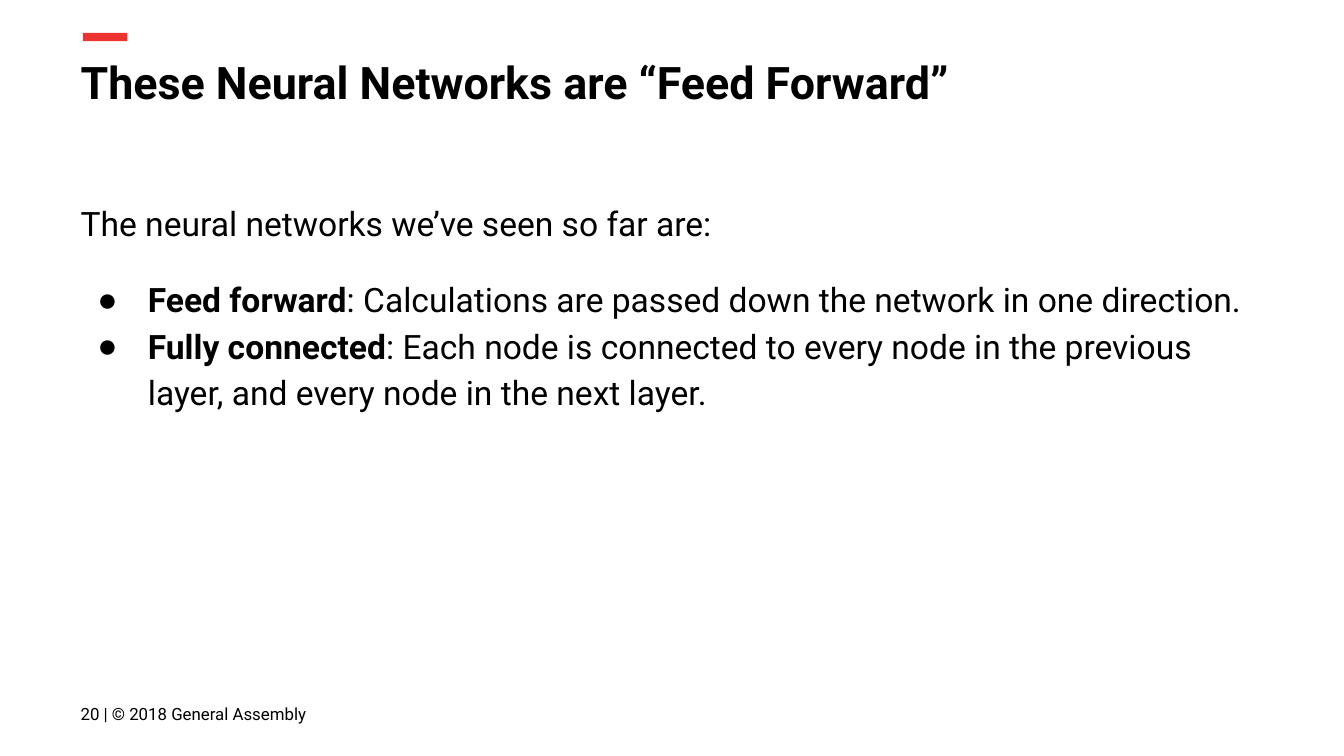
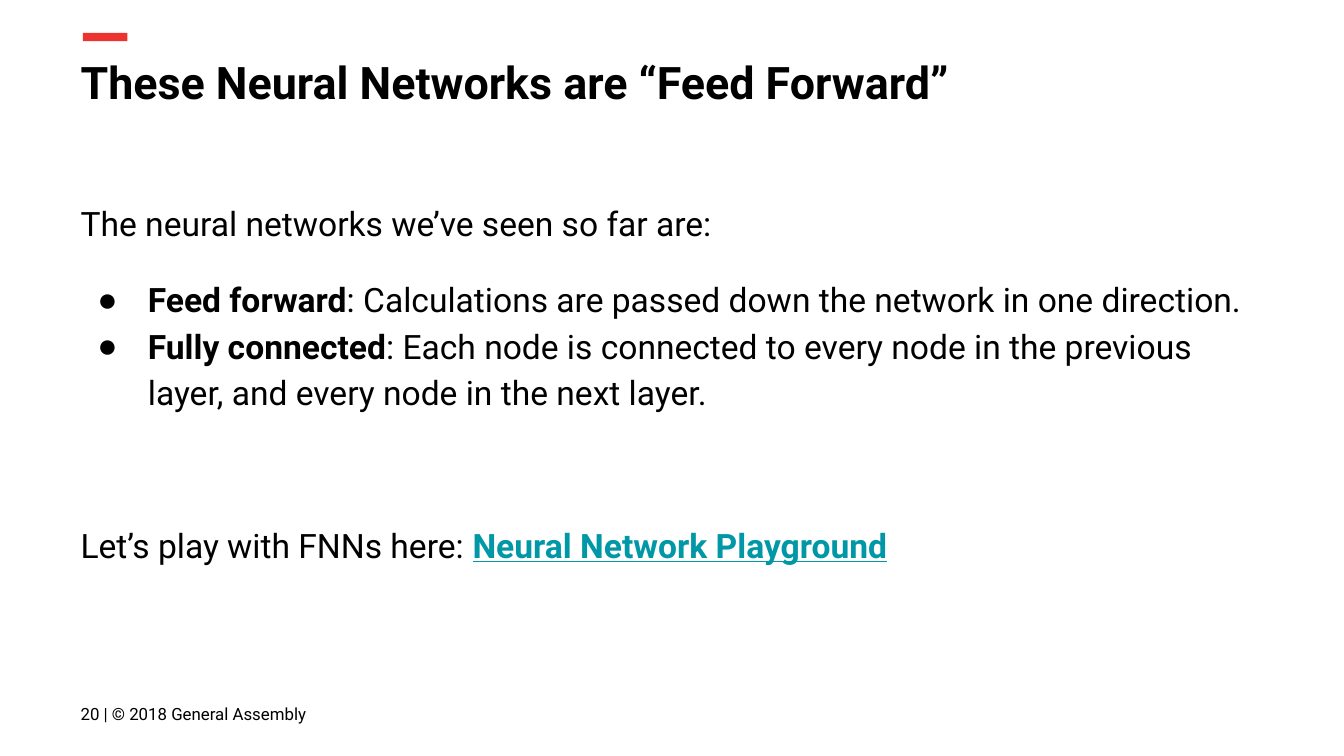
Before and after one commit to ga-curriculum/lesson-intro-nn, a slide deck: slide 20 of Intro to NNs.pptx. Drawn at 1344x756 pixels with LibreOffice and Linux fonts; fonts in the diff are those of the drawing; background and template pictures are left out. Boxes give left, top, right and bottom in pixels: in the first picture for what was removed or moved away, otherwise in the second. Text is boxed around its words. In the diff, an @@ line names an element or a change of style, - is before the commit and + after.

```diff
--- a/Intro to NNs.pptx
+++ b/Intro to NNs.pptx
@@ text at bbox=[81, 532, 887, 565]: paragraph added @@
+Let’s play with FNNs here: Neural Network Playground
```
Also in this commit, not shown: 3 other slides changed, 4 slides added, 3 other files.
